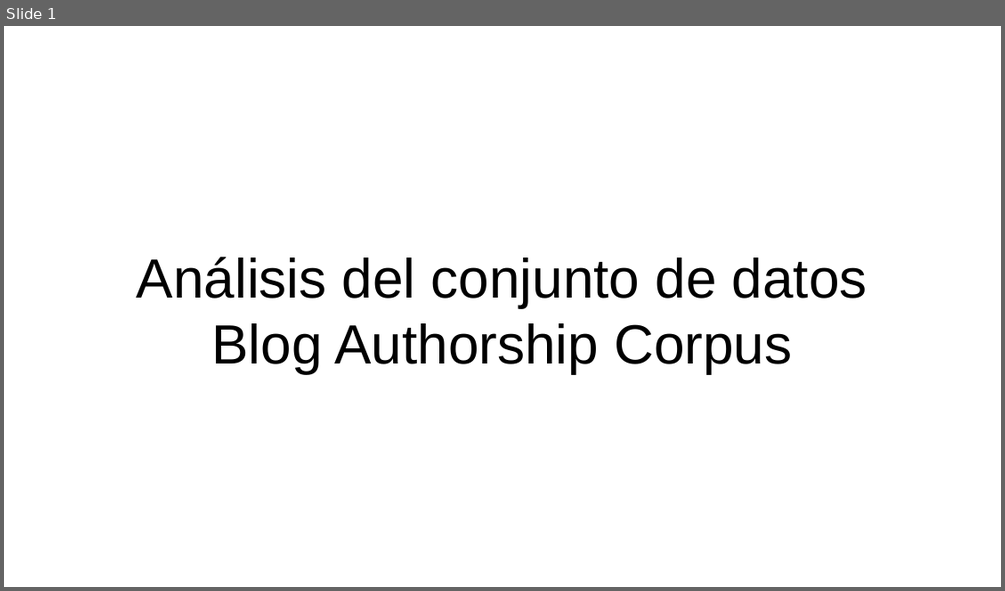
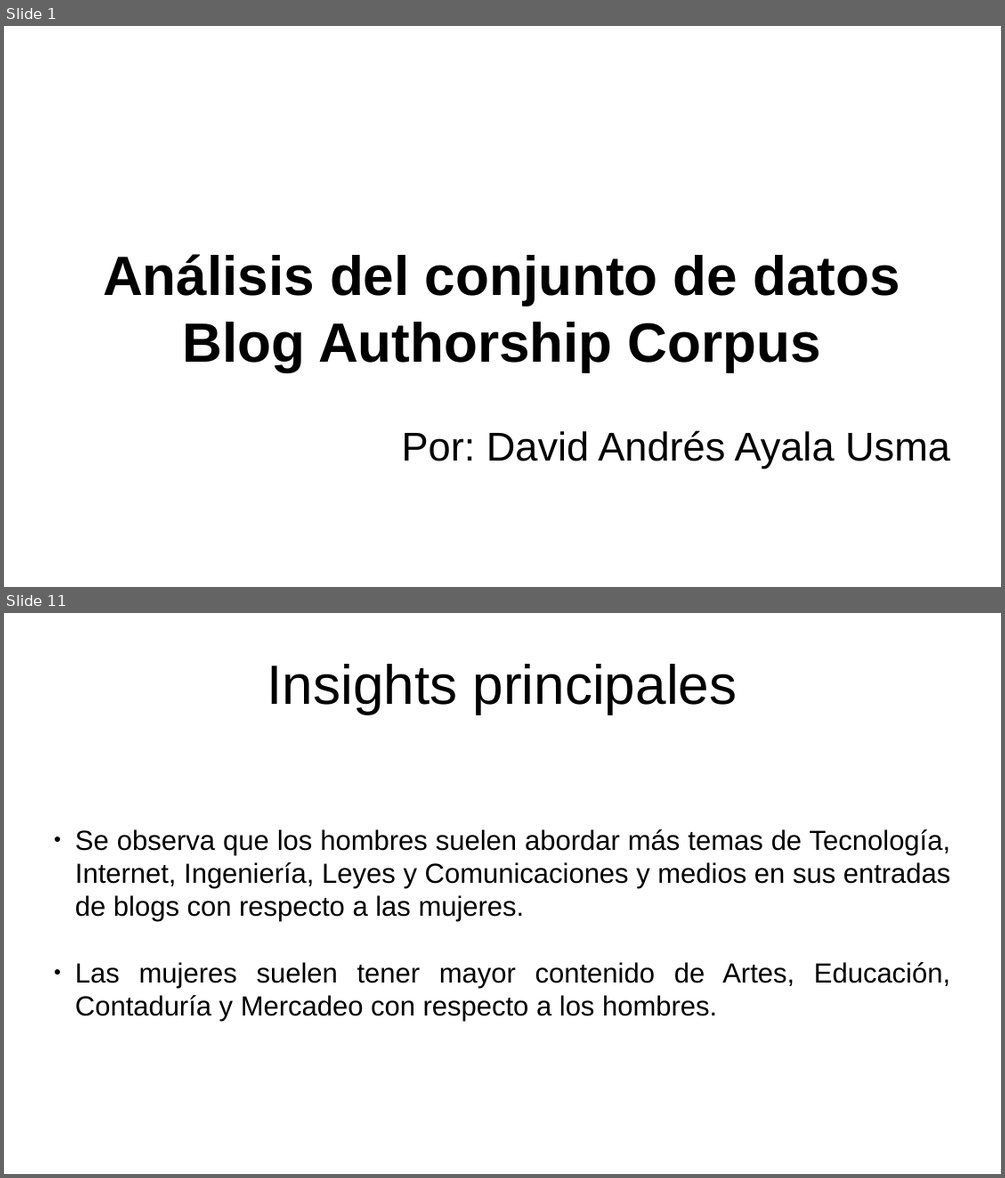
Before and after one commit to ayala-usma/test_Whale_Jaguar, a slide deck: Ayala-Usma_Whale_Jaguar_Test.pptx. Shown one above the other, each under a label of ours: slide 1 before the commit, slides 1 and 11 after it; the slides between them are not shown. The pictures are 1005x591 and 1005x1178 pixels, drawn with LibreOffice and Linux fonts; fonts in the diff are those of the drawing. Boxes give left, top, right and bottom in pixels: in the first picture for what was removed or moved away, otherwise in the second. Text is boxed around its words. In the diff, an @@ line names an element or a change of style, - is before the commit and + after.

```diff
--- a/Ayala-Usma_Whale_Jaguar_Test.pptx
+++ b/Ayala-Usma_Whale_Jaguar_Test.pptx
@@ slide 11 added at box(4, 613, 1001, 1174), background #FFFFFF @@
@@ text added at box(267, 664, 737, 714), 44 pt, text #000000 @@
+Insights principales
@@ text added at box(75, 829, 951, 1021), 22 pt, text #000000 @@
+● Se observa que los hombres suelen abordar más temas de Tecnología, Internet, Ingeniería, Leyes y Comunicaciones y medios en sus entradas de blogs con respecto a las mujeres.
+● Las mujeres suelen tener mayor contenido de Artes, Educación, Contaduría y Mercadeo con respecto a los hombres.
@@ slide 1 changed as well @@
@@ text "Análisis del conjunto de datos ...": place and size @@
-text "Análisis del conjunto de datos ..." at box(137, 257, 867, 374)
+text "Análisis del conjunto de datos ..." at box(103, 254, 899, 371)
@@ text "Análisis del conjunto de datos ..." at box(103, 254, 899, 371): bold on @@
@@ text added at box(402, 430, 950, 467), 32 pt, text #000000 @@
+Por: David Andrés Ayala Usma
```
Also in this commit, not shown: 19 other slides added.
